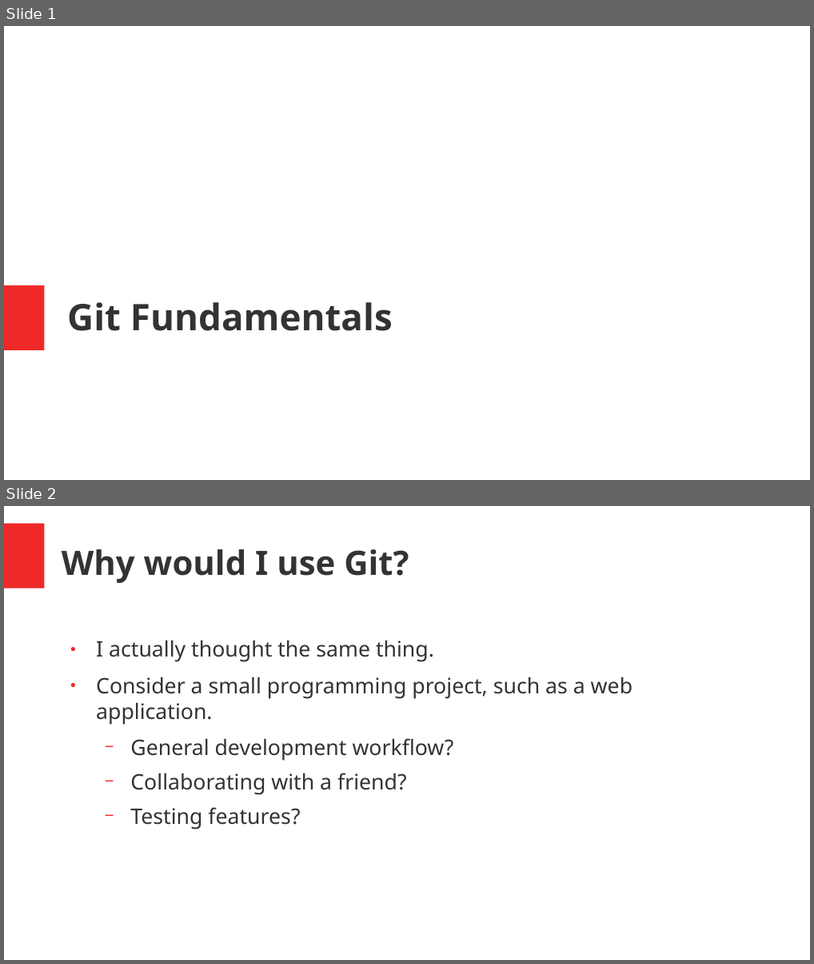
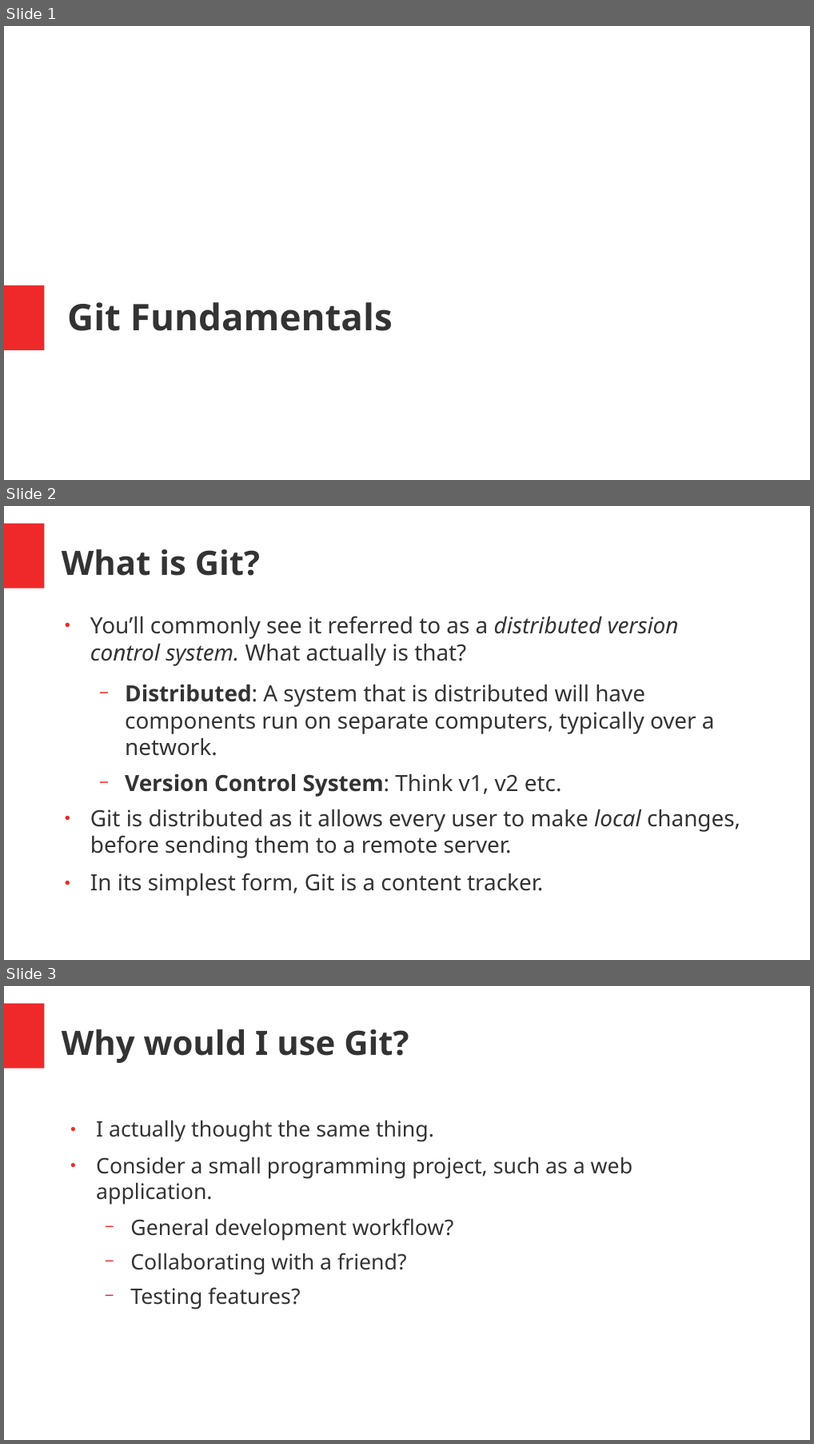
Before and after one commit to jdockerty/git-workshop, a slide deck: presentation/git-fundamentals-networkchuck.odp. Shown one above the other, each under a label of ours: slides 1 and 2 before the commit, slides 1, 2 and 3 after it. The pictures are 814x964 and 814x1444 pixels, drawn with LibreOffice and Linux fonts; fonts in the diff are those of the drawing. Boxes give left, top, right and bottom in pixels: in the first picture for what was removed or moved away, otherwise in the second. Text is boxed around its words. In the diff, an @@ line names an element or a change of style, - is before the commit and + after.

Commit message:
Adding what is git slide.

```diff
--- a/presentation/git-fundamentals-networkchuck.odp
+++ b/presentation/git-fundamentals-networkchuck.odp
@@ slide 2 added at <box>4,506,810,960</box>, background #FFFFFF; not listed: 1 template element that a slide beside it also shows @@
@@ title added at <box>62,549,260,576</box>, 33 pt, text #333333, bold @@
+What is Git?
@@ text added at <box>90,616,741,896</box>, 22 pt, text #333333 @@
+● You’ll commonly see it referred to as a distributed version control system. What actually is that?
+  − Distributed: A system that is distributed will have components run on separate computers, typically over a network.
+  − Version Control System: Think v1, v2 etc.
+● Git is distributed as it allows every user to make local changes, before sending them to a remote server.
+● In its simplest form, Git is a content tracker.
@@ what was slide 2 is now slide 3 @@
```
Also in this commit, not shown: 1 slide changed.
